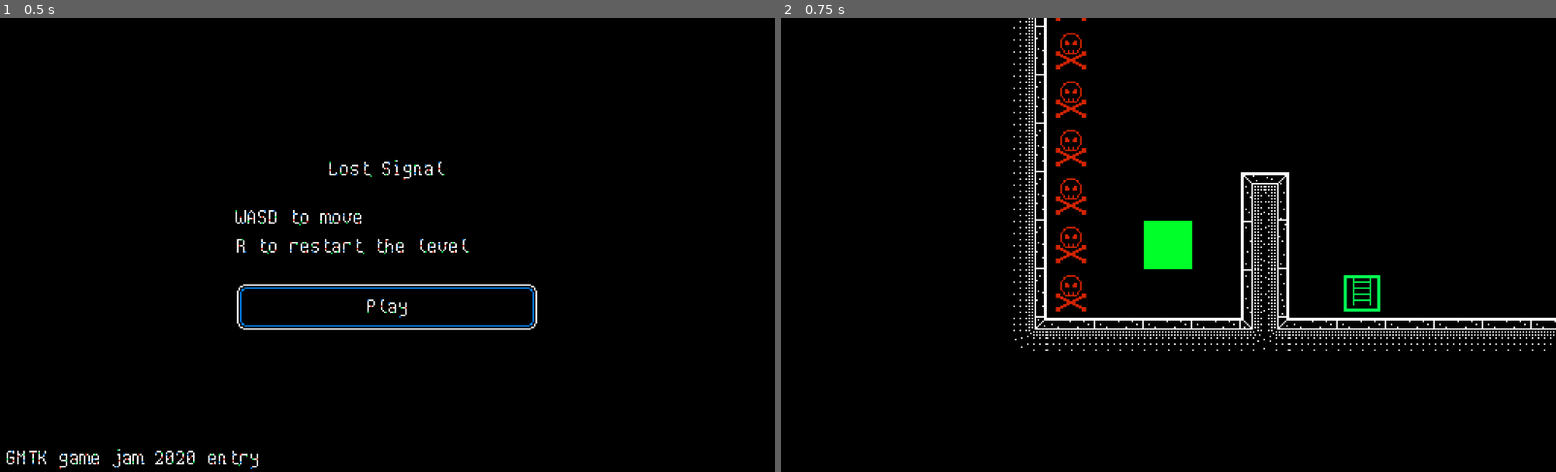
Above: before the commit, frames 1-2 (left to right).
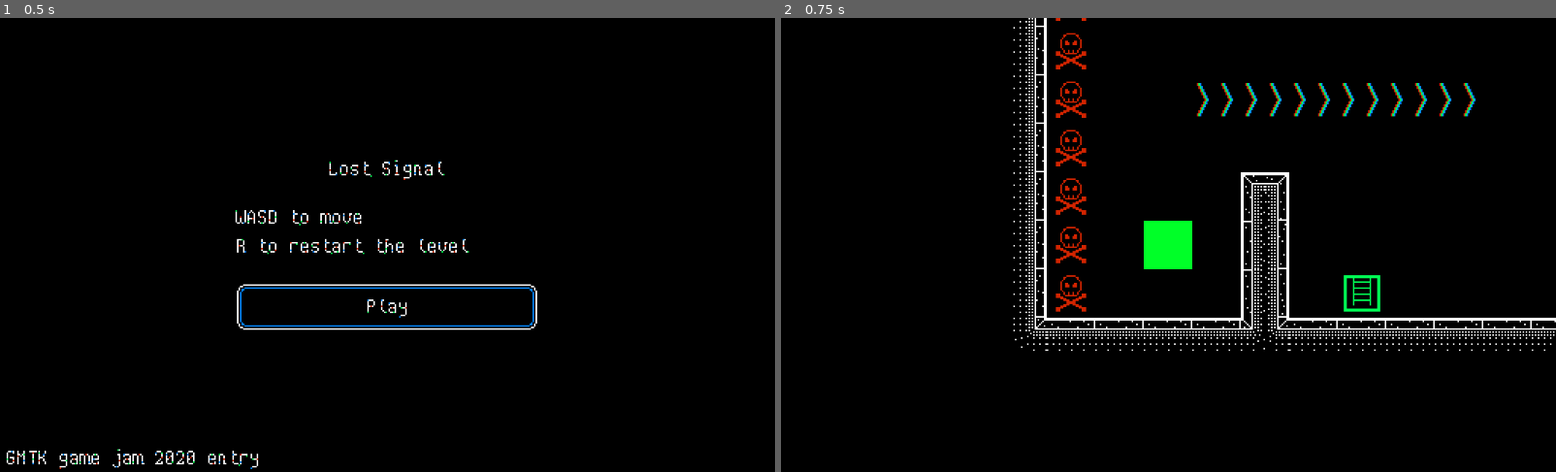
Above: after the commit, the same moments.

Repository: Red-Teapot/LostSignal
Game: Godot game, scene res://Scenes/MainMenu.tscn
Two runs of this game, one before a commit and one after it. Both use one fixed random seed, a clock stepped at 60 frames per second and the inputs below.
Inputs:
- Up to frame 1 (0.5 s): no input
- Up to frame 2 (0.75 s): click "Play" at 0.5 s

Frame 1 is identical in both runs. In frame 2, 0.6% of the frame differs, in the area x 53-90%, y 14-22%.

Commit message:
Implement conveyor mechanics

Diff:
--- a/Scenes/TestLevel.tscn
+++ b/Scenes/TestLevel.tscn
@@ -596,7 +596,7 @@
 tile_set = SubResource( 51 )
 cell_size = Vector2( 32, 32 )
 format = 1
-tile_data = PoolIntArray( -196608, 0, 0, -196597, 1, 0, -131072, 0, 0, -65536, 0, 0, 0, 0, 0, 65536, 0, 0, 131072, 0, 0, 196608, 0, 0, 196614, 2, 0 )
+tile_data = PoolIntArray( -196608, 0, 0, -196597, 1, 0, -131072, 0, 0, -65536, 0, 0, -65533, 3, 0, -65532, 3, 0, -65531, 3, 0, -65530, 3, 0, -65529, 3, 0, -65528, 3, 0, 0, 0, 0, 65536, 0, 0, 65547, 4, 0, 131072, 0, 0, 131083, 6, 0, 196608, 0, 0, 196614, 2, 0, 196619, 5, 0 )
 
 [node name="Character" type="KinematicBody2D" parent="."]
 position = Vector2( 160, 160 )
--- a/Scripts/Character.gd
+++ b/Scripts/Character.gd
@@ -7,6 +7,10 @@
 const TILE_DEATH = 0
 const TILE_RESET = 1
 const TILE_GOAL = 2
+const TILE_CONV_R = 3
+const TILE_CONV_D = 4
+const TILE_CONV_L = 5
+const TILE_CONV_U = 6
 
 const U = 0
 const L = 1
@@ -28,10 +32,17 @@
 	Vector2(0, 1): D,
 	Vector2(1, 0): R,
 }
+const dirToTileOffsetMap = {
+	U: Vector2(0, -1),
+	L: Vector2(-1, 0),
+	D: Vector2(0, 1),
+	R: Vector2(1, 0),
+}
 
 var spawn: Vector2 = Vector2.ZERO
 var target: Vector2 = Vector2.ZERO
 var isTargetReached: bool = true
+var isOnConveyor: bool = false
 
 var walls: TileMap = null
 var interactive: TileMap = null
@@ -49,6 +60,7 @@
 	}
 	target = position
 	isTargetReached = true
+	isOnConveyor = false
 
 func _enter_tree():
 	resetMovements()
@@ -60,7 +72,10 @@
 func isTileFree(tilePos: Vector2):
 	return walls.get_cellv(tilePos) == TileMap.INVALID_CELL
 
-func moveToTargetSimple(tileOffset: Vector2):
+func moveToTargetSimple(tileOffset: Vector2, conveyor: bool):
+	if isOnConveyor and not conveyor:
+		return true
+
 	var targetTilePos = tilePos + tileOffset
 	if isTileFree(targetTilePos):
 		target = walls.map_to_world(targetTilePos) * TILEMAP_SCALE + TILEMAP_HALF_CELL_SIZE
@@ -80,19 +95,19 @@
 	var freeOffset = null
 
 	if not isTileFree(tilePos + tileOffsetX):
-		moveToTargetSimple(tileOffsetY)
+		moveToTargetSimple(tileOffsetY, false)
 		return
 	else:
 		freeOffset = tileOffsetX
 
 	if not isTileFree(tilePos + tileOffsetY):
-		moveToTargetSimple(tileOffsetX)
+		moveToTargetSimple(tileOffsetX, false)
 		return
 	else:
 		freeOffset = tileOffsetY
 
-	if not moveToTargetSimple(tileOffset):
-		moveToTargetSimple(freeOffset)
+	if not moveToTargetSimple(tileOffset, false):
+		moveToTargetSimple(freeOffset, false)
 
 func checkIfStuck(tileOffset: Vector2):
 	var hOffset = tileOffset
@@ -127,7 +142,7 @@
 	if tileOffset.x != 0 and tileOffset.y != 0:
 		moveToTargetDiagonal(tileOffset)
 	else:
-		moveToTargetSimple(tileOffset)
+		moveToTargetSimple(tileOffset, false)
 
 	checkIfStuck(tileOffset)
 
@@ -142,18 +157,30 @@
 func checkInteractives():
 	var tileID = interactive.get_cellv(tilePos)
 
-	if tileID == lastInteractiveTile:
-		return
+	if tileID != lastInteractiveTile:
+		match tileID:
+			TILE_DEATH:
+				get_tree().reload_current_scene()
+			TILE_RESET:
+				resetMovements()
+			TILE_GOAL:
+				LevelInfo.startNextLevel()
 
 	match tileID:
-		TILE_DEATH:
-			get_tree().reload_current_scene()
-		TILE_RESET:
-			resetMovements()
-		TILE_GOAL:
-			LevelInfo.startNextLevel()
+		TILE_CONV_R:
+			isOnConveyor = true
+			moveToTargetSimple(dirToTileOffsetMap[R], true)
+		TILE_CONV_L:
+			isOnConveyor = true
+			moveToTargetSimple(dirToTileOffsetMap[L], true)
+		TILE_CONV_U:
+			isOnConveyor = true
+			moveToTargetSimple(dirToTileOffsetMap[U], true)
+		TILE_CONV_D:
+			isOnConveyor = true
+			moveToTargetSimple(dirToTileOffsetMap[D], true)
 		_:
-			return
+			isOnConveyor = false
 
 	lastInteractiveTile = tileID
 
